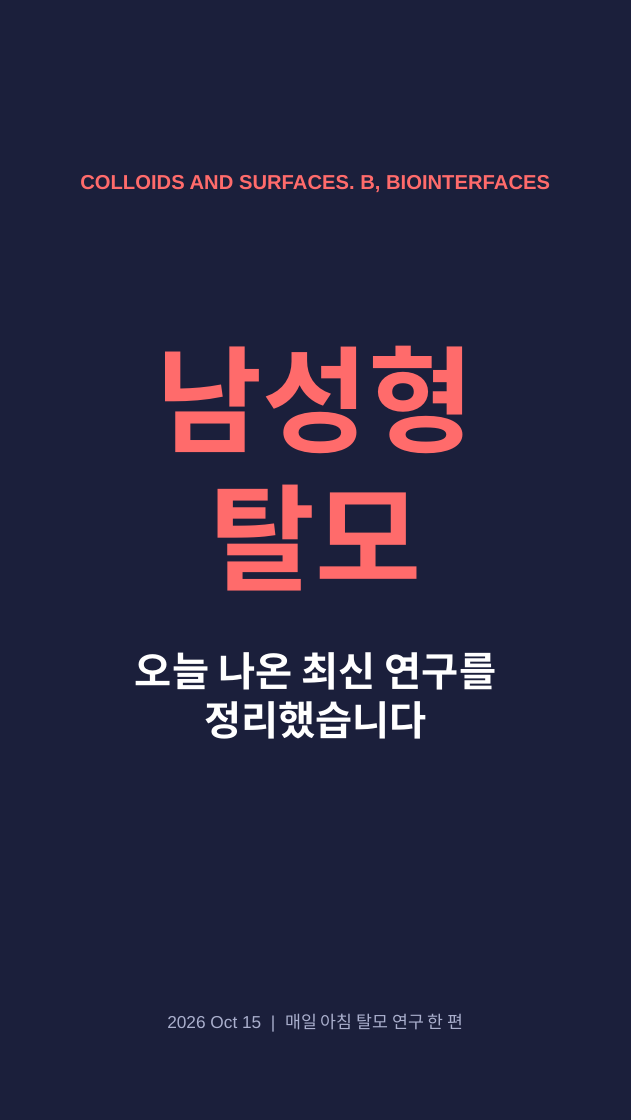
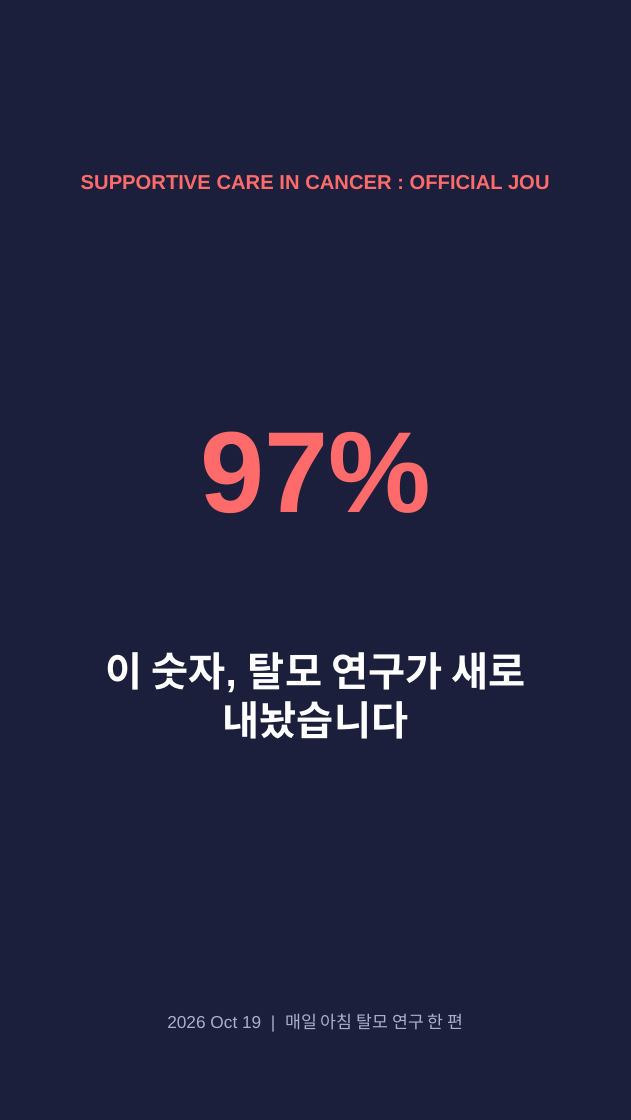
Before and after one commit to hyokang2010-BJ-ANTH/product-builder-test, a slide deck: slide 1 of pwa/data/latest/slides.pptx. Drawn at 631x1120 pixels with LibreOffice and Linux fonts; fonts in the diff are those of the drawing. Boxes give left, top, right and bottom in pixels: in the first picture for what was removed or moved away, otherwise in the second. Text is boxed around its words. In the diff, an @@ line names an element or a change of style, - is before the commit and + after.

```diff
--- a/pwa/data/latest/slides.pptx
+++ b/pwa/data/latest/slides.pptx
@@ text at bbox=[81, 175, 550, 190]: text changed @@
-COLLOIDS AND SURFACES. B, BIOINTERFACES
+SUPPORTIVE CARE IN CANCER : OFFICIAL JOU
@@ text at bbox=[200, 431, 431, 513]: text changed @@
-남성형 탈모
+97%
@@ text at bbox=[105, 652, 526, 739]: text changed @@
-오늘 나온 최신 연구를 정리했습니다
+이 숫자, 탈모 연구가 새로 내놨습니다
@@ text at bbox=[167, 1013, 464, 1030]: text changed @@
-2026 Oct 15 | 매일 아침 탈모 연구 한 편
+2026 Oct 19 | 매일 아침 탈모 연구 한 편
```
Also in this commit, not shown: 3 other slides changed, 3 slides added, 3 slides removed, 26 other files.
